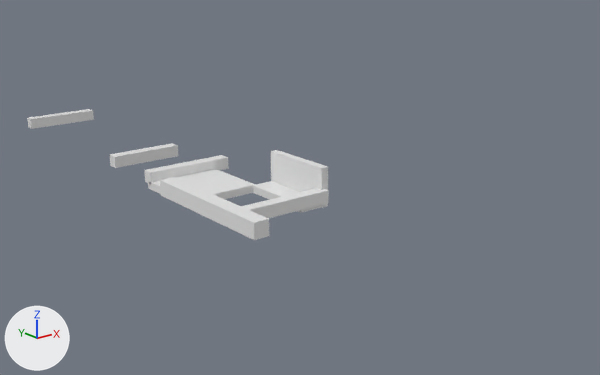
Before and after pictures for a commit that changed the FBX model CustomShipsUnity/Assets/Meshes/Boat_small.fbx.
Camera for both pictures: a 50 mm camera at (-9.8, -16.6, 6.2) aimed at (4.7, 1.5, -1.1). The lights are fixed; the arrows at lower left show +X, +Y and +Z. Where no turn or scale is listed for an object, it has been applied to the vertices.

In view in the first picture: 'HullEnd_2m', 'HullExtension', 'Hull_2m', 'Keel_4m', 'Rib_2.0m', 'Rib_2.2m', 'Rib_2.4m', 'Rib_2.6m'.
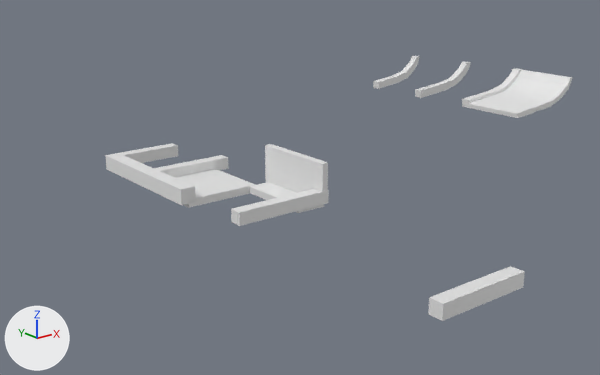
Boxes [x1, y1, x2, y2] around the edits, measured in the pictures (600 x 375 px):
'Keel_4m', moved
    before: [160, 177, 269, 240]
    after: [105, 153, 196, 205]
'Rib_2.2m', moved
    before: [27, 109, 94, 129]
    after: [428, 266, 525, 321]
'HullEnd_2m', reshaped, moved
    before: [271, 150, 328, 208]
    after: [265, 144, 328, 193]
'Hull_Curved_2.0m_segment_3', added
    after: [506, 70, 573, 101]
'Hull_Curved_2.0m_segment_1', added
    after: [465, 97, 539, 118]
'Hull_Curved_2.0m_segment_2', added
    after: [489, 90, 557, 111]
'Rib_Curved_2.4m', added
    after: [415, 62, 471, 98]
'Rib_Curved_2.0m', added
    after: [373, 56, 420, 89]
'Rib_Curved_2.6m', added
    after: [462, 68, 523, 107]

Edits to the bpy script that builds the scene:
```text
Change me_cube_004:
    used by ob_hullend_2m; location = (2.5, -1.0, -0.15)
    remove me_cube_004.from_pydata(...)  # 8 vertices, 6 faces; spans x 0.0..0.2, y -1.02..1.02, z -0.15..0.85
    add me_cube_004.from_pydata(...)  # 16 vertices, 14 faces; spans x -0.1..0.1, y -1.15..1.15, z -0.15..0.85
    me_cube_004 part 1: the whole mesh is rebuilt
Add me_cube_012:
    me_cube_012.from_pydata(...)  # 28 vertices, 26 faces; spans x -0.02..2.4, y -0.13..0.13, z 0.08..1.01
    me_cube_012.materials.append(mat_material)  # its picture is missing
Add me_cube_014:
    me_cube_014.from_pydata(...)  # 28 vertices, 26 faces; spans x -0.01..2.01, y -0.12..0.12, z 0.08..1.01
    me_cube_014.materials.append(mat_material)  # its picture is missing
Add me_cube_015:
    me_cube_015.from_pydata(...)  # 16 vertices, 14 faces; spans x -0.65..0.19, y -0.98..0.98, z -0.17..0.53
    me_cube_015.materials.append(mat_material)  # its picture is missing
Add me_cube_018:
    me_cube_018.from_pydata(...)  # 16 vertices, 14 faces; spans x -0.63..0.38, y -0.98..0.98, z -0.38..-0.15
    me_cube_018.materials.append(mat_material)  # its picture is missing
Add me_cube_019:
    me_cube_019.from_pydata(...)  # 16 vertices, 14 faces; spans x -0.63..0.38, y -0.98..0.98, z -0.3..-0.01
    me_cube_019.materials.append(mat_material)  # its picture is missing
Add me_cube_007:
    me_cube_007.from_pydata(...)  # 28 vertices, 26 faces; spans x -0.02..2.59, y -0.12..0.13, z 0.08..1.01
    me_cube_007.materials.append(mat_material)  # its picture is missing
Change ob_rib_2_2m:
    ob_rib_2_2m.location: (0.0, 10.0, 0.0) -> (0.0, -8.0, 0.0)
Change ob_keel_4m:
    ob_keel_4m.location: (0.0, -1.0, 0.0) -> (0.0, 2.0, 0.0)
Change ob_hullend_2m:
    ob_hullend_2m.location: (2.5, -1.0, -0.15) -> (2.5, -1.0, 0.0)
Add ob_rib_curved_2_4m:
    ob_rib_curved_2_4m = bpy.data.objects.new('Rib_Curved_2.4m', me_cube_012)
    ob_rib_curved_2_4m.location = (10.0, 2.0, 0.79)
Add ob_rib_curved_2_0m:
    ob_rib_curved_2_0m = bpy.data.objects.new('Rib_Curved_2.0m', me_cube_014)
    ob_rib_curved_2_0m.location = (10.0, 4.0, 0.79)
Add ob_hull_curved_2_0m_segment_3:
    ob_hull_curved_2_0m_segment_3 = bpy.data.objects.new('Hull_Curved_2.0m_segment_3', me_cube_015)
    ob_hull_curved_2_0m_segment_3.location = (12.41, -1.0, 1.25)
Add ob_hull_curved_2_0m_segment_1:
    ob_hull_curved_2_0m_segment_1 = bpy.data.objects.new('Hull_Curved_2.0m_segment_1', me_cube_018)
    ob_hull_curved_2_0m_segment_1.location = (10.61, -1.0, 1.25)
Add ob_hull_curved_2_0m_segment_2:
    ob_hull_curved_2_0m_segment_2 = bpy.data.objects.new('Hull_Curved_2.0m_segment_2', me_cube_019)
    ob_hull_curved_2_0m_segment_2.location = (11.51, -1.0, 1.25)
Add ob_rib_curved_2_6m:
    ob_rib_curved_2_6m = bpy.data.objects.new('Rib_Curved_2.6m', me_cube_007)
    ob_rib_curved_2_6m.location = (10.0, 0.0, 0.79)
```
